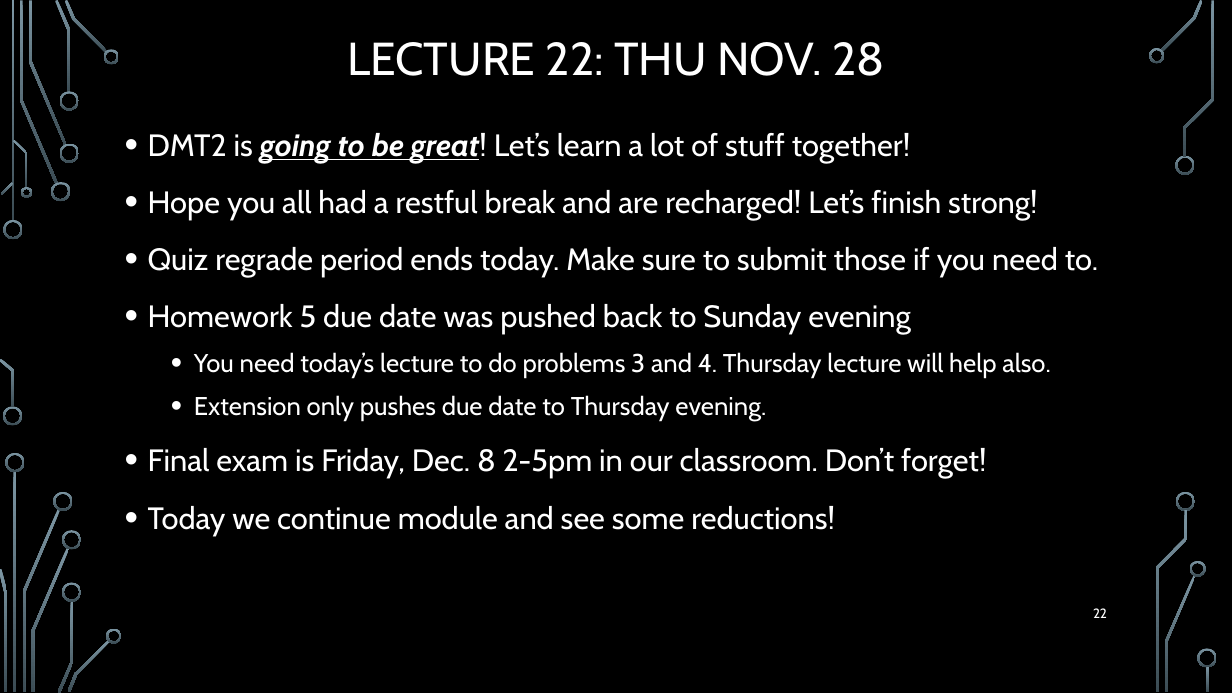
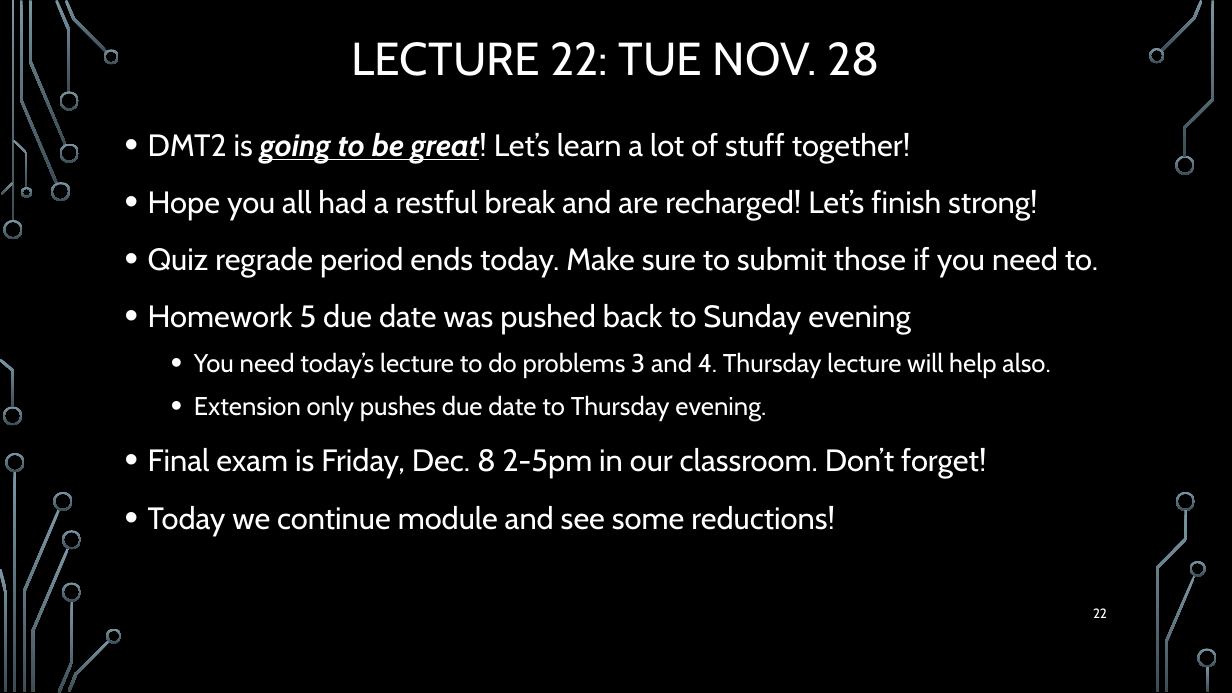
Before and after one commit to markfloryan/dmt2, a slide deck: slide 22 of slides/00-DailyAnnouncements.pptx. Drawn at 1232x693 pixels with LibreOffice and Linux fonts; fonts in the diff are those of the drawing; background and template pictures are left out. Boxes give left, top, right and bottom in pixels: in the first picture for what was removed or moved away, otherwise in the second. Text is boxed around its words. In the diff, an @@ line names an element or a change of style, - is before the commit and + after.

```diff
--- a/slides/00-DailyAnnouncements.pptx
+++ b/slides/00-DailyAnnouncements.pptx
@@ title at (352, 42, 880, 76): text changed @@
-LECTURE 22: THU NOV. 28
+LECTURE 22: TUE NOV. 28
```
Also in this commit, not shown: 1 slide added, 4 other files.
